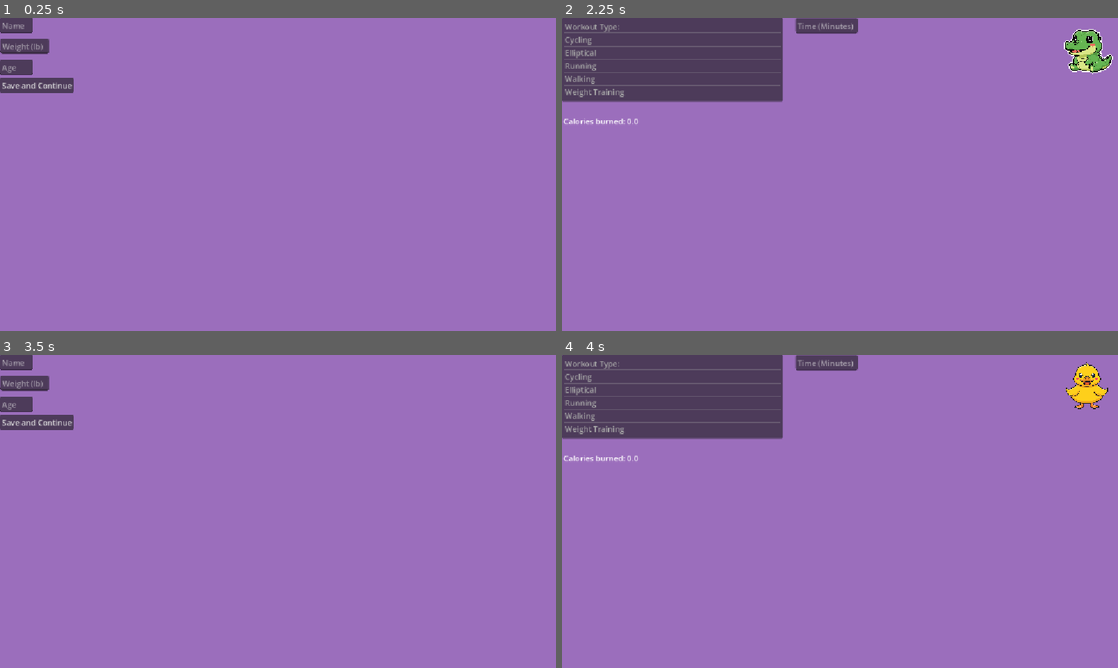
Above: before the commit, frames 1-4 (two rows, left to right).
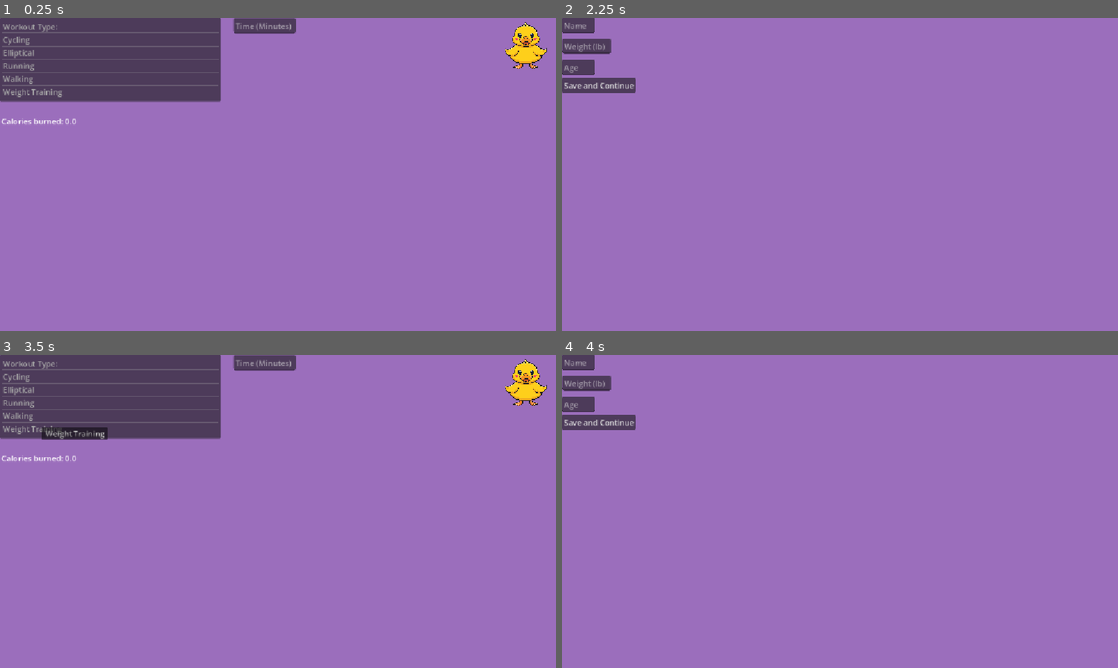
Above: after the commit, the same moments.

Repository: ma43210/HackDecouverte
Game: Godot game, scene res://Scenes/Input_Workout.tscn
Two runs of this game, one before a commit and one after it. Both use one fixed random seed, a clock stepped at 60 frames per second and the inputs below. Before the commit the project starts from res://Scenes/Profile_Manager.tscn.
Inputs (mouse positions are in pixels of both pictures, inside the frame that each line leads up to; where the layout moved, square brackets give the same spot in the first picture):
- Up to frame 1 (0.25 s): no input
- Up to frame 2 (2.25 s): click (1090, 46) [600, 86] at 0.5 s; click (600, 86) [1084, 49] at 1.25 s; click (1090, 46) [600, 86] at 2 s
- Up to frame 3 (3.5 s): click (38, 423) [522, 386] at 2.75 s
- Up to frame 4 (4 s): click (1090, 383) [600, 423] at 3.5 s

The runs differ from the first frame. In frame 1, 11% of the frame differs, in the area x 0-99%, y 0-34%; in frame 2, 11%, in the area x 0-100%, y 0-34%; in frame 3, 11%; in frame 4, 11%.

Commit message:
Pic

Diff:
--- a/healthy/Scenes/Input_Workout.tscn
+++ b/healthy/Scenes/Input_Workout.tscn
@@ -50,10 +50,10 @@
 placeholder_text = "Time (Minutes)"
 
 [node name="Button" type="Button" parent="." unique_id=1605241628]
-offset_left = 1034.0
-offset_top = 12.0
-offset_right = 1139.9944
-offset_bottom = 117.0
+offset_left = 1036.0
+offset_top = 6.0
+offset_right = 1141.9944
+offset_bottom = 111.0
 flat = true
 script = ExtResource("4_2c73x")
 
--- a/healthy/Scenes/name.gd
+++ b/healthy/Scenes/name.gd
@@ -7,5 +7,5 @@
 
 
 # Called every frame. 'delta' is the elapsed time since the previous frame.
-func _process(delta: float) -> void:
+func _process(_delta: float) -> void:
 	pass
--- a/healthy/Scripts/continue.gd
+++ b/healthy/Scripts/continue.gd
@@ -7,7 +7,7 @@
 
 
 # Called every frame. 'delta' is the elapsed time since the previous frame.
-func _process(delta: float) -> void:
+func _process(_delta: float) -> void:
 	pass
 
 
--- a/healthy/Scripts/fitness_manager.gd
+++ b/healthy/Scripts/fitness_manager.gd
@@ -12,7 +12,7 @@
 var old_MET = 0
 var old_time = 0
 var new_input = false
-
+var texture = ""
 # Called when the node enters the scene tree for the first time.
 func _ready() -> void:
 	if not FileAccess.file_exists(save_path):
@@ -24,6 +24,7 @@
 	user = data["user"]
 	weight = data["weight"]
 	level = data["level"]
+	texture = data["texture"]
 # Called every frame. 'delta' is the elapsed time since the previous frame.
 func _process(_delta: float) -> void:
 	data = {
@@ -31,6 +32,7 @@
 	"weight": weight,
 	"level": level,
 	"age": age,
+	"texture": texture,
 	}
 
 	if time != old_time or MET != old_MET:
--- a/healthy/Scripts/profile_button.gd
+++ b/healthy/Scripts/profile_button.gd
@@ -7,7 +7,7 @@
 
 
 # Called every frame. 'delta' is the elapsed time since the previous frame.
-func _process(delta: float) -> void:
+func _process(_delta: float) -> void:
 	pass
 
 
--- a/healthy/Scripts/sprite_2d.gd
+++ b/healthy/Scripts/sprite_2d.gd
@@ -1,11 +1,17 @@
 extends Sprite2D
 var list = [8, 9, 10, 11, 12]
+var num = 0
 # Called when the node enters the scene tree for the first time.
 func _ready() -> void:
 	list.shuffle()
-	texture = load("res://Profile Pics/" + str(list[1]) + ".png")
-
-
+	if int(FitnessManager.texture) != 0:
+		num = FitnessManager.texture
+		print(num)
+	else:
+		num = list[1]
+		FitnessManager.texture = num
+	texture = load("res://Profile Pics/" + str(int(num)) + ".png")
+	print(texture)
 # Called every frame. 'delta' is the elapsed time since the previous frame.
-func _process(delta: float) -> void:
+func _process(_delta: float) -> void:
 	pass
--- a/healthy/project.godot
+++ b/healthy/project.godot
@@ -11,7 +11,7 @@
 [application]
 
 config/name="Healthy"
-run/main_scene="uid://b8r0p805j8qvv"
+run/main_scene="uid://ba7f2skroecyd"
 config/features=PackedStringArray("4.7", "Forward Plus")
 config/icon="res://icon.svg"
 
